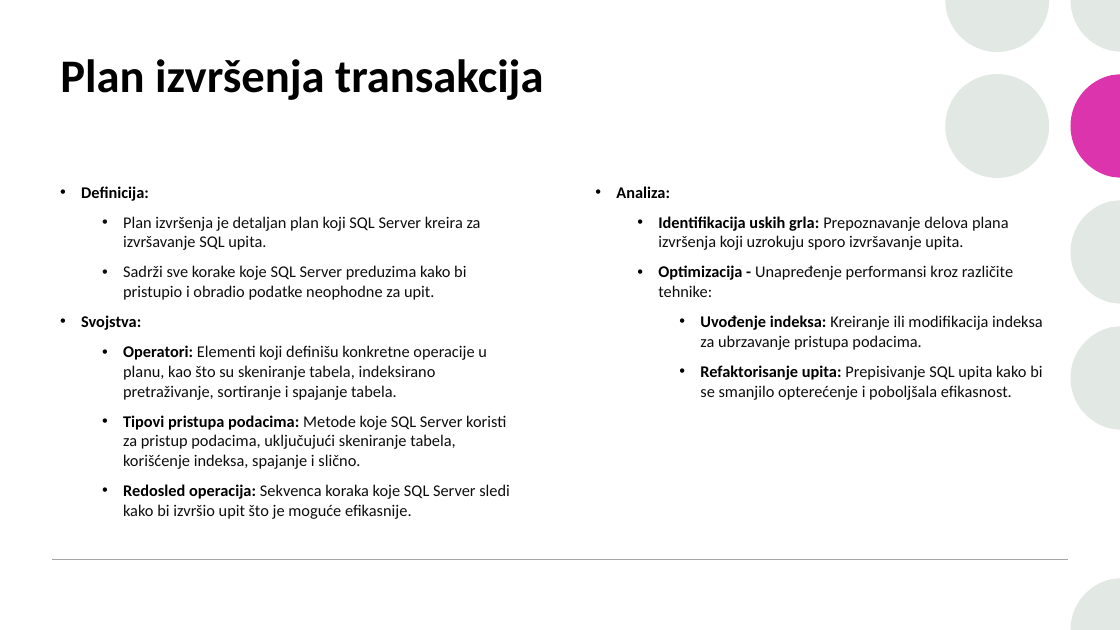
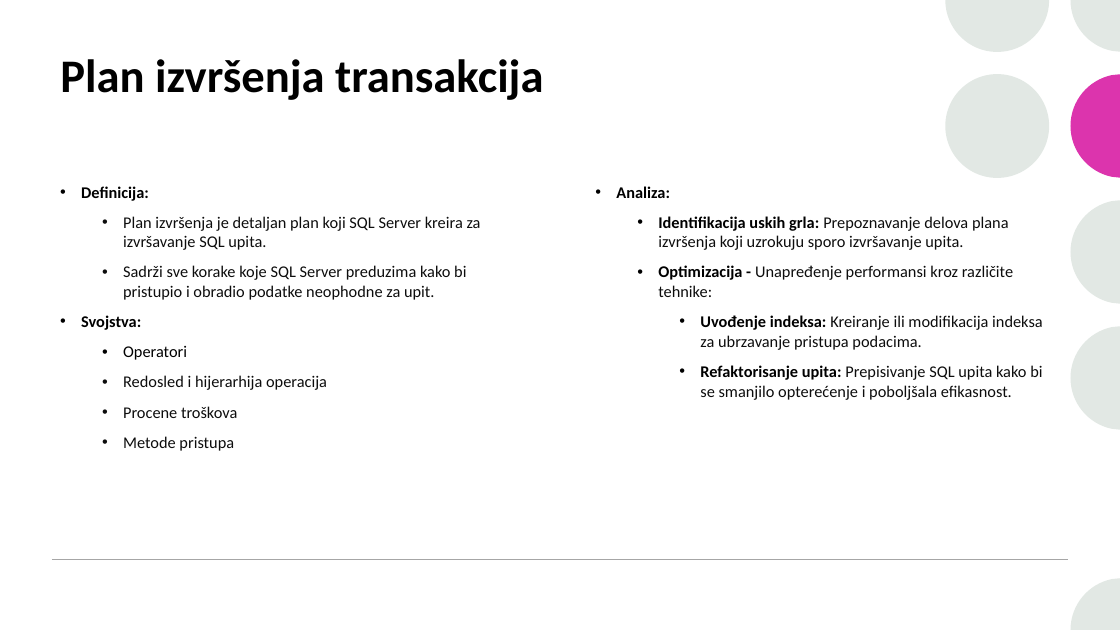
Before and after one commit to stefan-ml/DBMS, a slide deck: slide 7 of Obrada transakcija, planovi izvršenja transakcija, izolacija i zaključavanje/Obrada transakcija, planovi izvršavanja transakcija, izolacija i zaključavanje kod MS SQL baze podataka.pptx. Drawn at 1120x630 pixels with LibreOffice and Linux fonts; fonts in the diff are those of the drawing. Boxes give left, top, right and bottom in pixels: in the first picture for what was removed or moved away, otherwise in the second. Text is boxed around its words. In the diff, an @@ line names an element or a change of style, - is before the commit and + after.

Commit message:
minor changes

```diff
--- a/Obrada transakcija, planovi izvršenja transakcija, izolacija i zaključavanje/Obrada transakcija, planovi izvršavanja transakcija, izolacija i zaključavanje kod MS SQL baze podataka.pptx
+++ b/Obrada transakcija, planovi izvršenja transakcija, izolacija i zaključavanje/Obrada transakcija, planovi izvršavanja transakcija, izolacija i zaključavanje kod MS SQL baze podataka.pptx
@@ text at [123,346,327,451]: text changed @@
-  • Operatori: Elementi koji definišu konkretne operacije u planu, kao što su skeniranje tabela, indeksirano pretraživanje, sortiranje i spajanje tabela.
-  • Tipovi pristupa podacima: Metode koje SQL Server koristi za pristup podacima, uključujući skeniranje tabela, korišćenje indeksa, spajanje i slično.
-  • Redosled operacija: Sekvenca koraka koje SQL Server sledi kako bi izvršio upit što je moguće efikasnije.
+  • Operatori
+  • Redosled i hijerarhija operacija
+  • Procene troškova
+  • Metode pristupa
```
